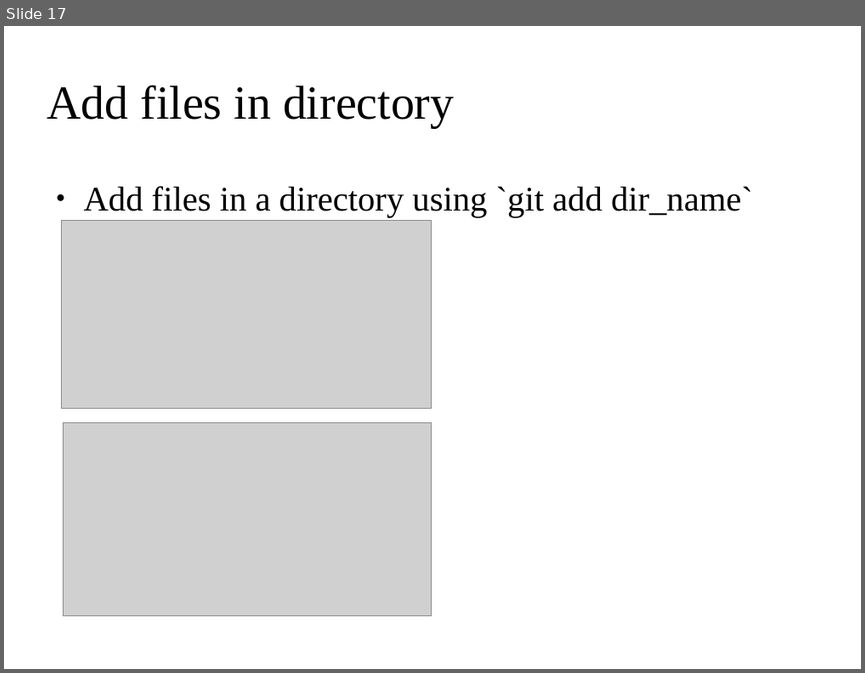
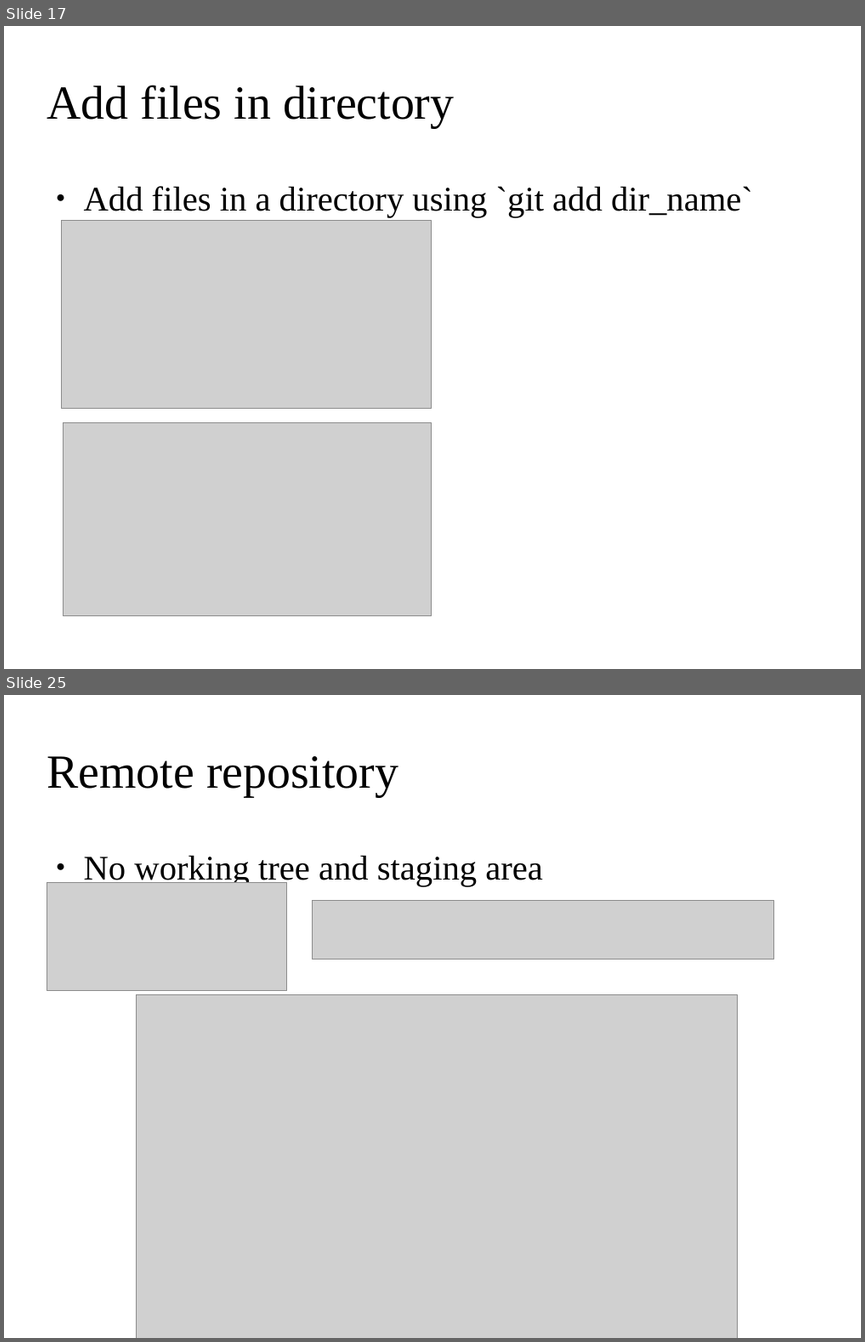
Before and after one commit to ehsansh84/git-tutorial, a slide deck: git.odp. Shown one above the other, each under a label of ours: slide 17 before the commit, slides 17 and 25 after it; the slides between them are not shown. The pictures are 865x673 and 865x1342 pixels, drawn with LibreOffice and Linux fonts; fonts in the diff are those of the drawing; grey boxes stand for pictures; background and template pictures are left out. Boxes give left, top, right and bottom in pixels: in the first picture for what was removed or moved away, otherwise in the second. Text is boxed around its words. In the diff, an @@ line names an element or a change of style, - is before the commit and + after.

```diff
--- a/git.odp
+++ b/git.odp
@@ slide 25 added at (4, 695, 861, 1338), background picture (left out) @@
@@ title added at (46, 756, 398, 797), 44 pt, text #000000 @@
+Remote repository
@@ text added at (84, 855, 543, 886), 32 pt, text #000000 @@
+● No working tree and staging area
@@ picture added at (46, 882, 287, 991) @@
@@ picture added at (312, 900, 774, 959) @@
@@ picture added at (136, 994, 738, 1338) @@
```
Also in this commit, not shown: 1 slide changed, 20 other slides added, 10 slides removed.
